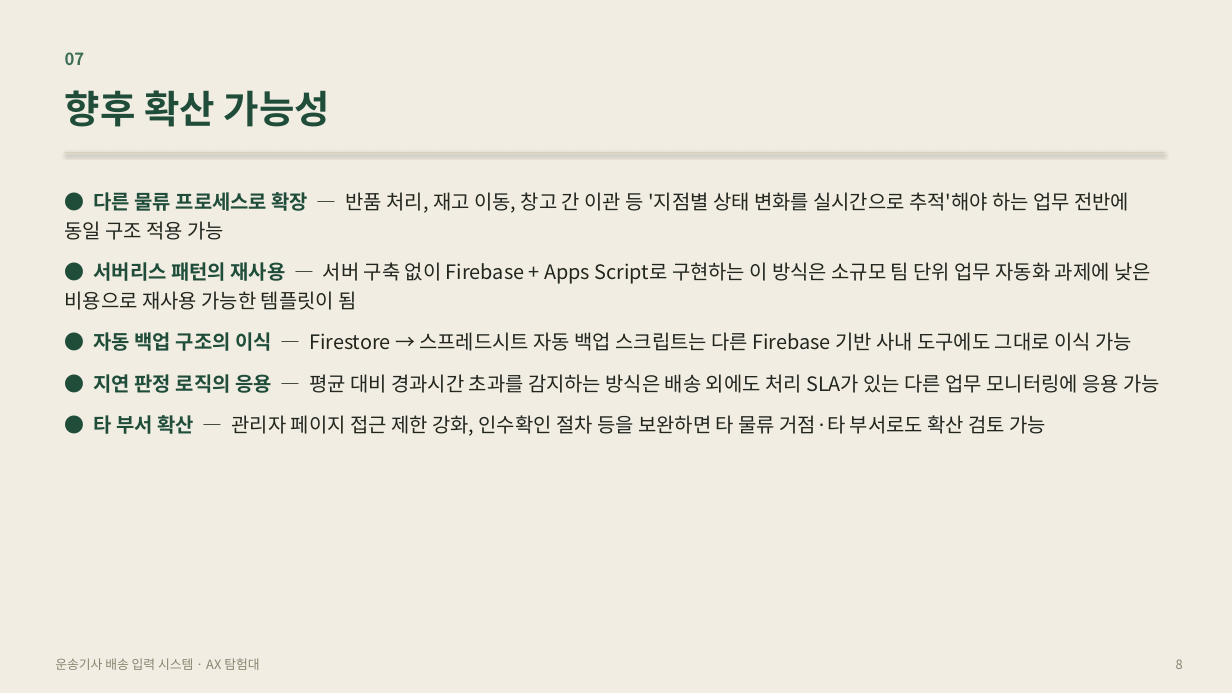
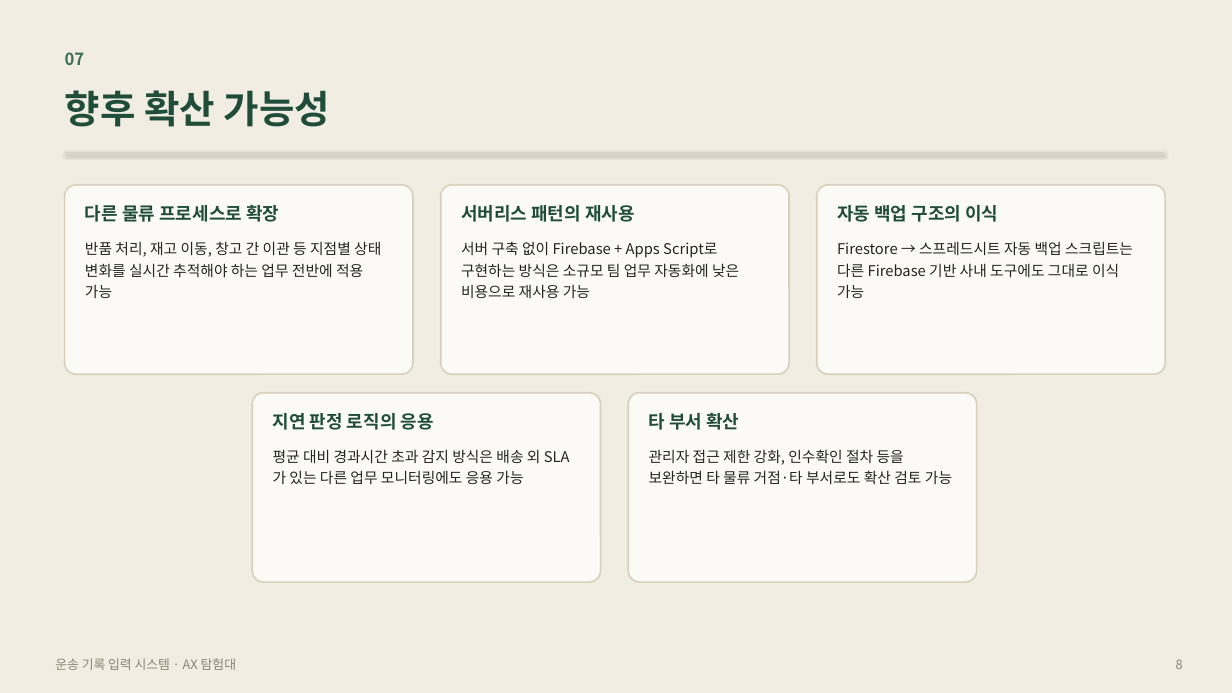
Before and after one commit to dreamsinblue-gif/KGH, a slide deck: slide 8 of 6_발표자료.pptx. Drawn at 1232x693 pixels with LibreOffice and Linux fonts; fonts in the diff are those of the drawing. Boxes give left, top, right and bottom in pixels: in the first picture for what was removed or moved away, otherwise in the second. Text is boxed around its words. In the diff, an @@ line names an element or a change of style, - is before the commit and + after.

```diff
--- a/6_발표자료.pptx
+++ b/6_발표자료.pptx
@@ text removed at <box>65,192,1161,436</box> @@
-● 다른 물류 프로세스로 확장 — 반품 처리, 재고 이동, 창고 간 이관 등 '지점별 상태 변화를 실시간으로 추적'해야 하는 업무 전반에 동일 구조 적용 가능
-● 서버리스 패턴의 재사용 — 서버 구축 없이 Firebase + Apps Script로 구현하는 이 방식은 소규모 팀 단위 업무 자동화 과제에 낮은 비용으로 재사용 가능한 템플릿이 됨
-● 자동 백업 구조의 이식 — Firestore → 스프레드시트 자동 백업 스크립트는 다른 Firebase 기반 사내 도구에도 그대로 이식 가능
-● 지연 판정 로직의 응용 — 평균 대비 경과시간 초과를 감지하는 방식은 배송 외에도 처리 SLA가 있는 다른 업무 모니터링에 응용 가능
-● 타 부서 확산 — 관리자 페이지 접근 제한 강화, 인수확인 절차 등을 보완하면 타 물류 거점·타 부서로도 확산 검토 가능
@@ rounded rectangle added at <box>65,185,413,374</box>, fill #FBFAF6, outline #D8D0BC 1.25 pt @@
@@ text added at <box>85,202,279,226</box>, 14 pt, text #1F4D3A, bold @@
+다른 물류 프로세스로 확장
@@ rounded rectangle added at <box>441,185,789,374</box>, fill #FBFAF6, outline #D8D0BC 1.25 pt @@
@@ text added at <box>461,205,635,222</box>, 14 pt, text #1F4D3A, bold @@
+서버리스 패턴의 재사용
@@ rounded rectangle added at <box>817,185,1165,374</box>, fill #FBFAF6, outline #D8D0BC 1.25 pt @@
@@ text added at <box>837,205,998,222</box>, 14 pt, text #1F4D3A, bold @@
+자동 백업 구조의 이식
@@ text added at <box>85,241,381,298</box>, 11.5 pt, text #22261F @@
+반품 처리, 재고 이동, 창고 간 이관 등 지점별 상태 변화를 실시간 추적해야 하는 업무 전반에 적용 가능
@@ text added at <box>461,241,739,298</box>, 11.5 pt, text #22261F @@
+서버 구축 없이 Firebase + Apps Script로 구현하는 방식은 소규모 팀 업무 자동화에 낮은 비용으로 재사용 가능
@@ text added at <box>837,241,1133,298</box>, 11.5 pt, text #22261F @@
+Firestore → 스프레드시트 자동 백업 스크립트는 다른 Firebase 기반 사내 도구에도 그대로 이식 가능
@@ rounded rectangle added at <box>252,393,601,582</box>, fill #FBFAF6, outline #D8D0BC 1.25 pt @@
@@ text added at <box>273,413,434,430</box>, 14 pt, text #1F4D3A, bold @@
+지연 판정 로직의 응용
@@ rounded rectangle added at <box>628,393,977,582</box>, fill #FBFAF6, outline #D8D0BC 1.25 pt @@
@@ text added at <box>649,413,739,430</box>, 14 pt, text #1F4D3A, bold @@
+타 부서 확산
@@ text added at <box>273,449,541,484</box>, 11.5 pt, text #22261F @@
+평균 대비 경과시간 초과 감지 방식은 배송 외 SLA가 있는 다른 업무 모니터링에도 응용 가능
@@ text added at <box>649,449,952,484</box>, 11.5 pt, text #22261F @@
+관리자 접근 제한 강화, 인수확인 절차 등을 보완하면 타 물류 거점·타 부서로도 확산 검토 가능
@@ text at <box>55,658,236,670</box>: text changed @@
-운송기사 배송 입력 시스템 · AX 탐험대
+운송 기록 입력 시스템 · AX 탐험대
```
Also in this commit, not shown: 8 other slides changed.
